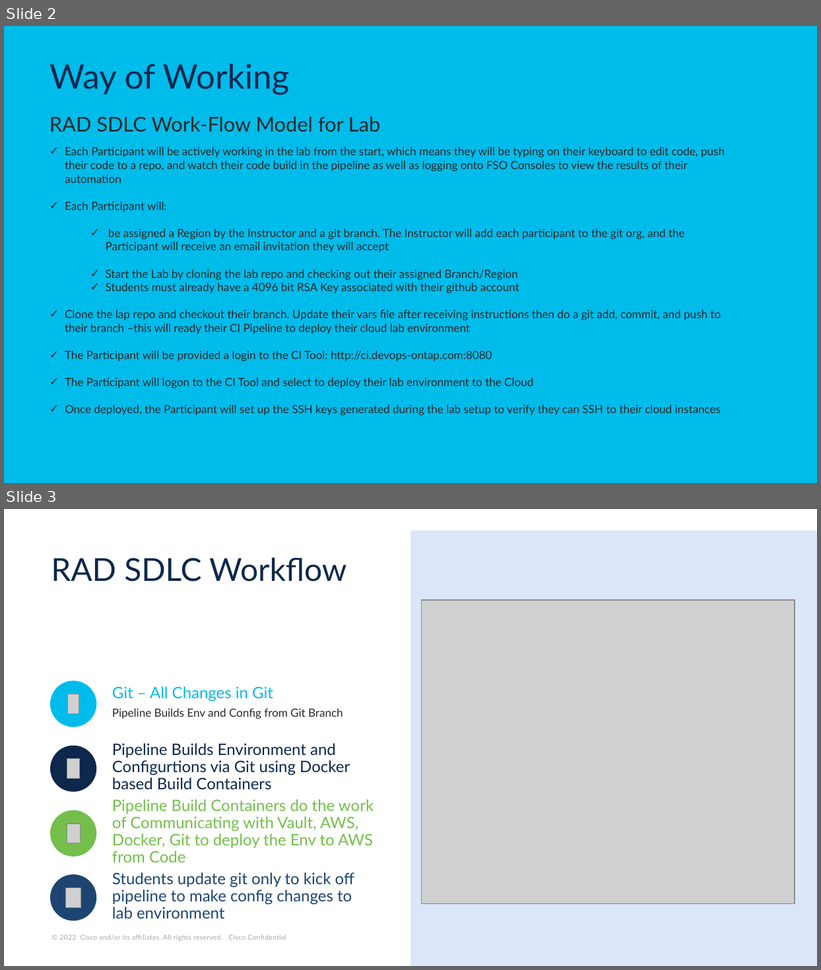
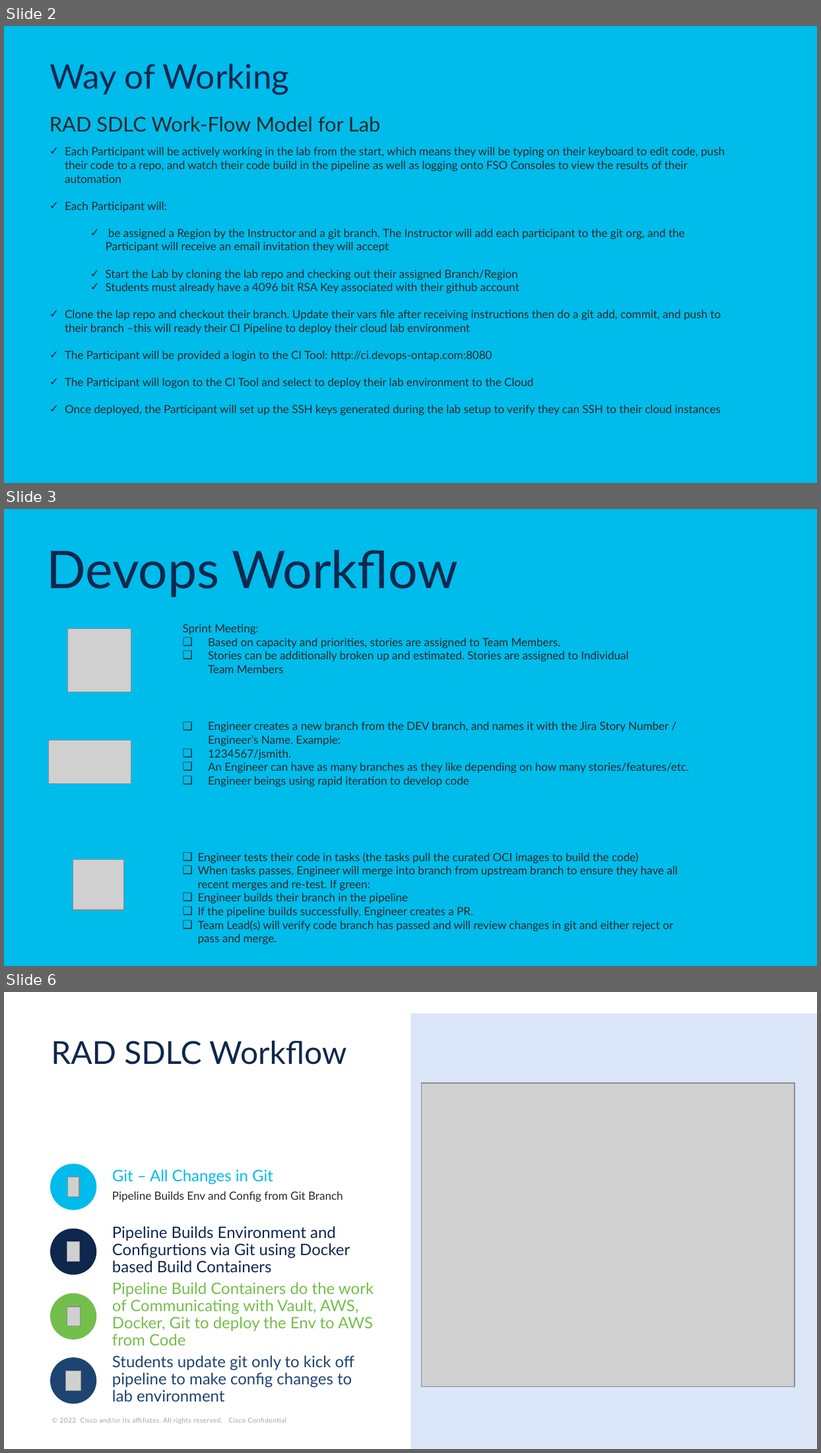
Before and after one commit to devops-ontap/cisco-fso-labs, a slide deck: PowerPoint/CISCO FSO CLOUD LAB .pptx. Shown one above the other, each under a label of ours: slides 2 and 3 before the commit, slides 2, 3 and 6 after it; the slides between them are not shown. The pictures are 821x970 and 821x1453 pixels, drawn with LibreOffice and Linux fonts; fonts in the diff are those of the drawing; grey boxes stand for pictures. Boxes give left, top, right and bottom in pixels: in the first picture for what was removed or moved away, otherwise in the second. Text is boxed around its words. In the diff, an @@ line names an element or a change of style, - is before the commit and + after.

```diff
--- a/PowerPoint/CISCO FSO CLOUD LAB .pptx
+++ b/PowerPoint/CISCO FSO CLOUD LAB .pptx
@@ slide 3 added at (4,509,817,966), background #FFFFFF; not listed: 1 template element that a slide beside it also shows @@
@@ title added at (47,550,458,597), 46 pt, text #0D274D @@
+Devops Workflow
@@ text added at (183,624,628,673), 10 pt, text #282828 @@
+Sprint Meeting:
+❑ Based on capacity and priorities, stories are assigned to Team Members.
+❑ Stories can be additionally broken up and estimated. Stories are assigned to Individual Team Members
@@ picture added at (67,629,131,692) @@
@@ text added at (208,722,689,787), 10 pt, text #282828 @@
+❑ Engineer creates a new branch from the DEV branch, and names it with the Jira Story Number / Engineer’s Name. Example:
+❑ 1234567/jsmith.
+❑ An Engineer can have as many branches as they like depending on how many stories/features/etc.
+❑ Engineer beings using rapid iteration to develop code
@@ picture added at (49,740,131,784) @@
@@ picture added at (73,860,123,911) @@
@@ text added at (198,853,678,945), 10 pt, text #282828 @@
+❑ Engineer tests their code in tasks (the tasks pull the curated OCI images to build the code)
+❑ When tasks passes, Engineer will merge into branch from upstream branch to ensure they have all recent merges and re-test. If green:
+❑ Engineer builds their branch in the pipeline
+❑ If the pipeline builds successfully, Engineer creates a PR.
+❑ Team Lead(s) will verify code branch has passed and will review changes in git and either reject or pass and merge.
@@ what was slide 3 is now slide 6 @@
```
Also in this commit, not shown: 2 other slides added, 1 other file.
